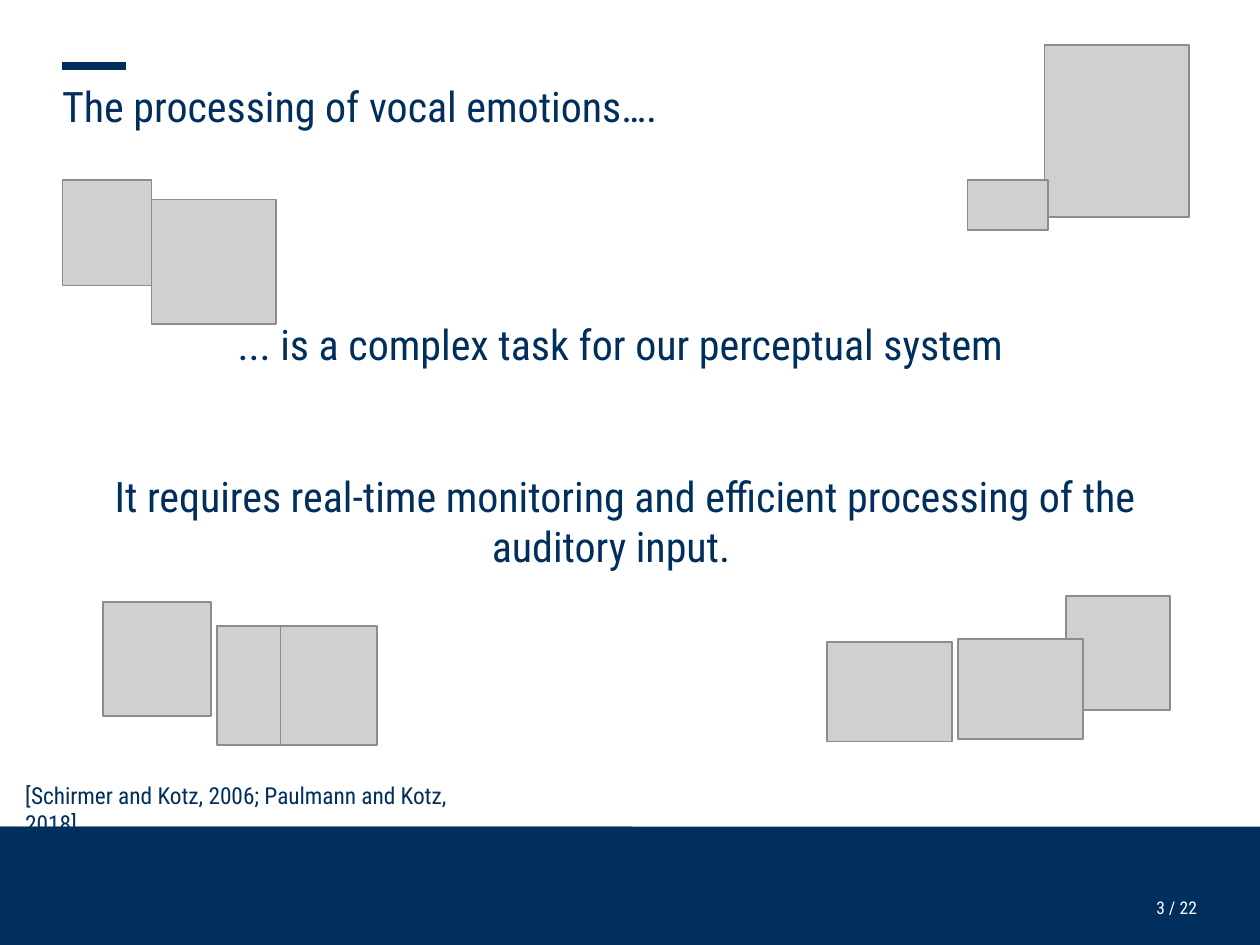
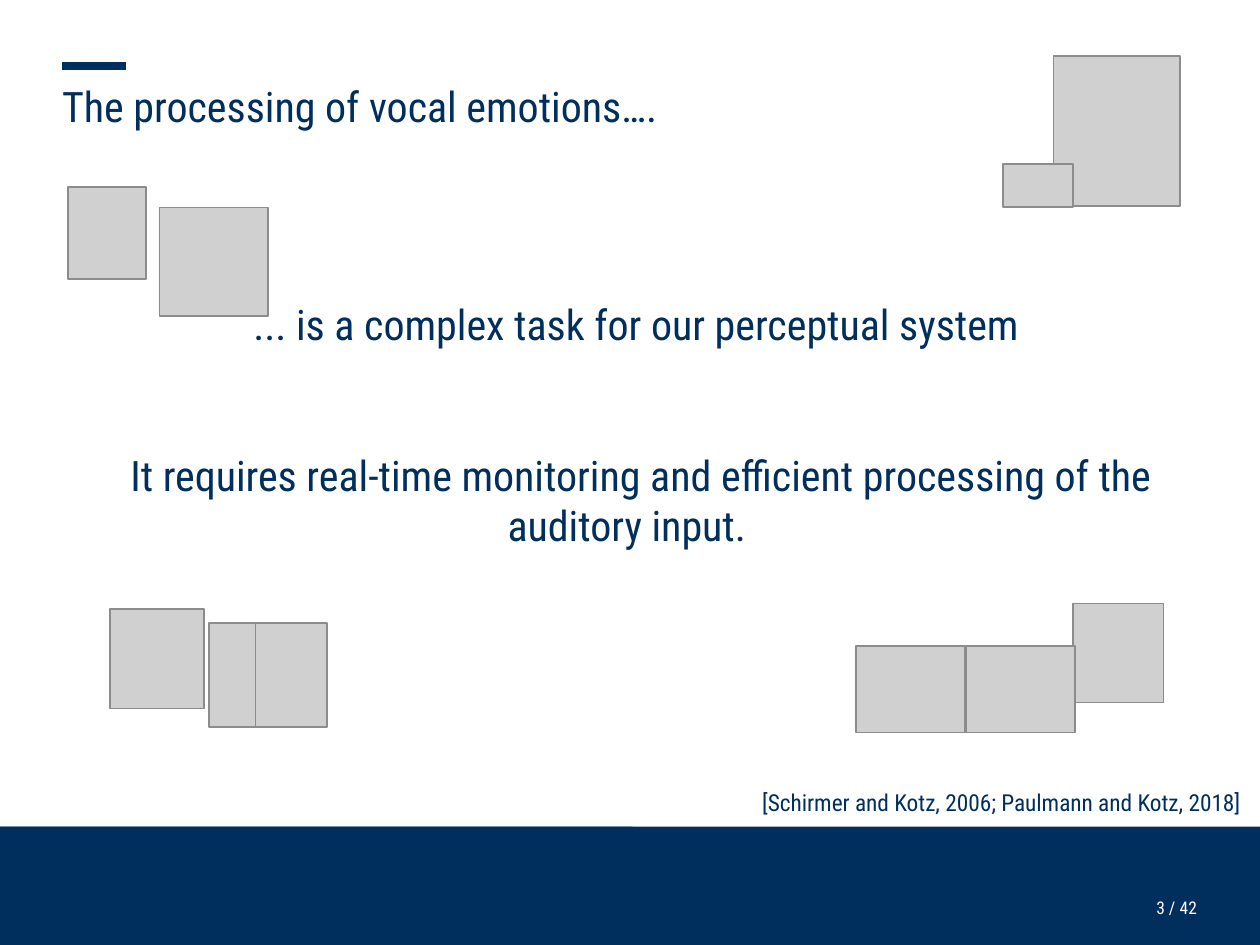
Before and after one commit to ChristineNussbaum/2025_Simultaneous_Adaptation, a slide deck: slide 3 of talks/Kolloq_Simulatenous_opposite_adaptation.pptx. Drawn at 1260x945 pixels with LibreOffice and Linux fonts; fonts in the diff are those of the drawing; grey boxes stand for pictures; background and template pictures are left out. Boxes give left, top, right and bottom in pixels: in the first picture for what was removed or moved away, otherwise in the second. Text is boxed around its words. In the diff, an @@ line names an element or a change of style, - is before the commit and + after.

```diff
--- a/talks/Kolloq_Simulatenous_opposite_adaptation.pptx
+++ b/talks/Kolloq_Simulatenous_opposite_adaptation.pptx
@@ picture: place and size @@
-picture at bbox=[1045, 45, 1189, 217]
+picture at bbox=[1053, 55, 1179, 205]
@@ picture: place and size @@
-picture at bbox=[968, 180, 1048, 230]
+picture at bbox=[1003, 165, 1074, 208]
@@ picture: place and size @@
-picture at bbox=[62, 180, 151, 286]
+picture at bbox=[69, 186, 146, 279]
@@ text "... is a complex task ...": place and size @@
-text "... is a complex task ..." at bbox=[115, 328, 1135, 571]
+text "... is a complex task ..." at bbox=[130, 308, 1151, 550]
@@ picture: place and size @@
-picture at bbox=[151, 200, 276, 324]
+picture at bbox=[160, 207, 269, 316]
@@ picture: place and size @@
-picture at bbox=[102, 601, 210, 716]
+picture at bbox=[111, 608, 205, 707]
@@ picture: place and size @@
-picture at bbox=[217, 627, 314, 746]
+picture at bbox=[208, 623, 281, 727]
@@ picture: place and size @@
-picture at bbox=[281, 627, 378, 746]
+picture at bbox=[255, 623, 328, 727]
@@ picture: place and size @@
-picture at bbox=[1067, 596, 1171, 711]
+picture at bbox=[1074, 603, 1164, 702]
@@ picture: place and size @@
-picture at bbox=[827, 642, 951, 741]
+picture at bbox=[857, 645, 966, 732]
@@ picture: place and size @@
-picture at bbox=[958, 640, 1082, 739]
+picture at bbox=[966, 645, 1075, 732]
@@ text "[Schirmer and Kotz, 2006; Paulmann ..." rewrapped from bbox=[25, 785, 447, 827] to bbox=[762, 792, 1241, 815] @@
@@ page number at bbox=[1156, 901, 1197, 914]: text changed @@
-3 / 22
+3 / 42
```
Also in this commit, not shown: 21 other slides changed, 1 slide added, 5 other files.
